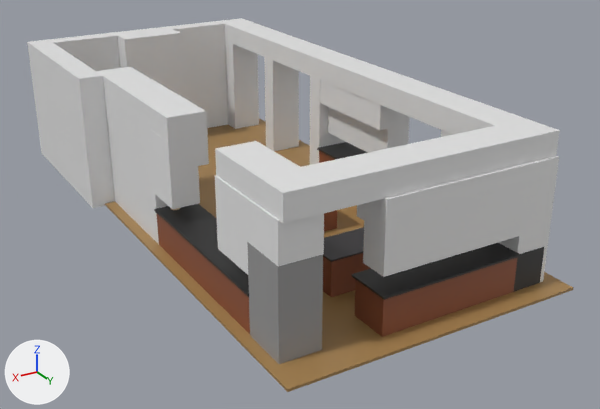
Before and after pictures for a commit that changed the Blender file clientside/models/kitchen.blend.
Rendered twice from a 50 mm lens placed at (8.66, 16.91, 7.69), pointed at (-1.09, 0.65, -0.43). The axes (+X, +Y, +Z) are drawn at lower left. The lights are the same throughout.
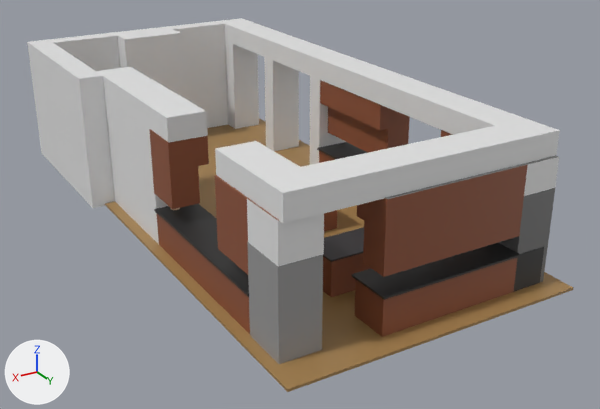
Patch to the scene script:
```diff
--- a/clientside/models/kitchen.blend.py
+++ b/clientside/models/kitchen.blend.py
@@ me_cube_019 @@
 me_cube_019.from_pydata(...)  # 16 vertices, 14 faces; spans x -1.0..1.0, y -1.0..1.0, z -3.62..1.0
+me_cube_019.materials.append(mat_simplewood_001)  # brown #8e5237
@@ me_cube_020 @@
 me_cube_020.from_pydata(...)  # 28 vertices, 26 faces; spans x -1.0..1.0, y -1.0..3.58, z -3.62..1.0
 # used by ob_schrank1_001; location = (2.11, 4.17, 1.73); scale = (0.45, 0.522, 0.33)
+# me_cube_020 part 1: 8 of the faces centred in x -0.66..1.0, y 0.24..2.53, z -3.62..-1.0 switch from no material to mat_simplewood_001 (brown #8e5237)
+# me_cube_020 part 2: 4 of the faces centred in x -1.0..1.0, y 0.24, z 0.0..1.0 switch from no material to mat_simplewood_001 (brown #8e5237)
+# me_cube_020 part 3: 2 of the faces centred in x -0.53..0.47, y 2.53, z 1.0 switch from no material to mat_simplewood_001 (brown #8e5237)
+me_cube_020.materials.append(mat_simple_white)  # white #e7e7e7
@@ me_cube_022 @@
 me_cube_022.from_pydata(...)  # 36 vertices, 34 faces; spans x -1.0..1.0, y -1.0..7.09, z -7.58..1.0
 # used by ob_schrank1_002; location = (-0.04, 5.78, 1.73); rotation_euler = (0.0, 0.0, 1.571), in degrees (0, 0, 90); scale = (0.45, 0.522, 0.33)
+# me_cube_022 part 4: all 7 faces centred in x -1.0..1.0, y 5.43..7.09, z -4.29..-2.31 switch from no material to mat_simple_silver (grey #757575)
+# me_cube_022 part 5: all 6 faces centred in x -0.72..0.28, y 0.0..3.22, z -1.0..1.0 switch from no material to mat_simple_silver (grey #757575)
+# me_cube_022 part 6: all 2 faces centred in x -0.72..0.28, y 6.26, z 1.0 switch from no material to mat_simple_silver (grey #757575)
+# me_cube_022 part 7: all 6 faces centred in x -1.0..1.0, y -1.0..3.22, z 0.0 switch from no material to mat_simplewood_001 (brown #8e5237)
+# me_cube_022 part 8: all 5 faces centred in x -0.44..1.0, y -1.0..3.22, z -2.31 switch from no material to mat_simplewood_001 (brown #8e5237)
+me_cube_022.materials.append(mat_simple_white)  # white #e7e7e7
@@ me_cube_025 @@
 me_cube_025.from_pydata(...)  # 16 vertices, 14 faces; spans x -1.0..1.0, y -4.18..1.0, z -3.62..1.0
+me_cube_025.materials.append(mat_simplewood_001)  # brown #8e5237
```

Pixel boxes [x1, y1, x2, y2] of what changed, in the pictures (600 x 409 px):
'schrank1.005', recoloured (grey to brown)
    both: [320, 80, 410, 153]
'schrank1', recoloured (grey to brown)
    both: [149, 129, 209, 209]
part 1 of me_cube_020, recoloured (grey to brown)
    both: [216, 208, 248, 275]
part 2 of me_cube_020, recoloured (grey to brown)
    both: [215, 175, 248, 232]
part 3 of me_cube_020, recoloured
    both: [247, 198, 279, 221]
part 4 of me_cube_022, recoloured
    both: [498, 188, 555, 282]
part 5 of me_cube_022, recoloured
    both: [385, 163, 527, 199]
part 6 of me_cube_022, recoloured
    both: [525, 156, 559, 165]
part 7 of me_cube_022, recoloured (grey to brown)
    both: [357, 165, 527, 234]
part 8 of me_cube_022, recoloured (grey to brown)
    both: [363, 196, 524, 277]
